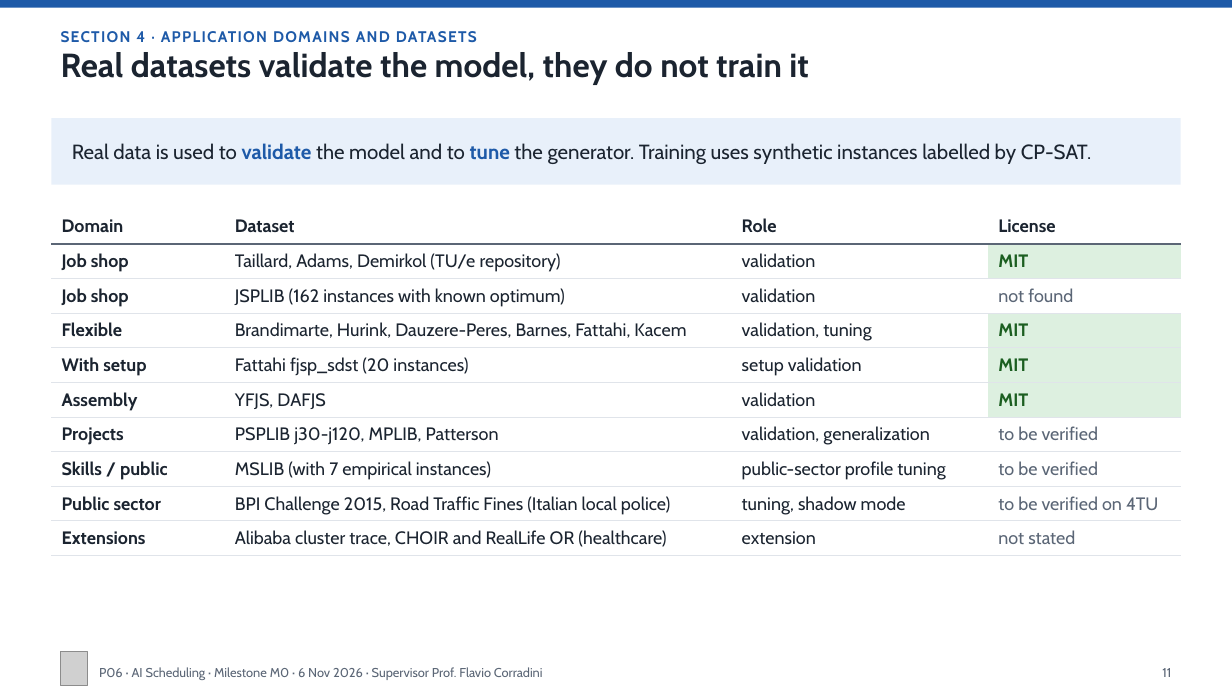
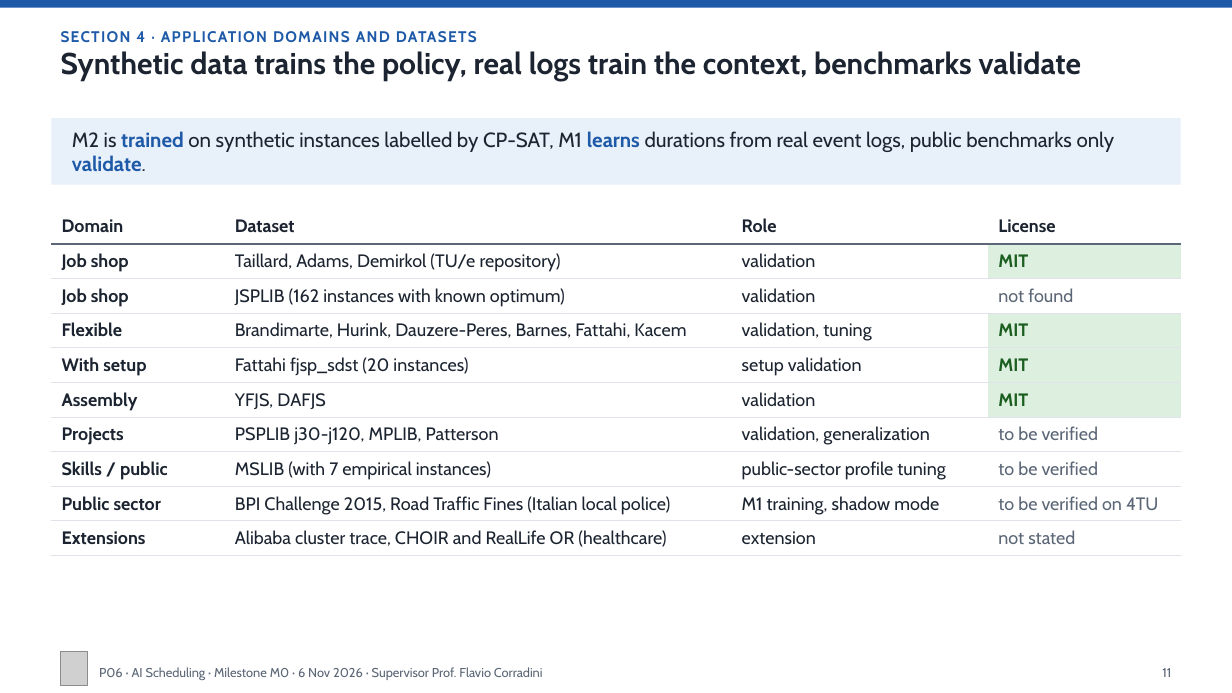
Before and after one commit to Pieruc/Scheduling, a slide deck: slide 11 of Presentazione/P06-6Nov-v1.pptx. Drawn at 1232x693 pixels with LibreOffice and Linux fonts; fonts in the diff are those of the drawing; grey boxes stand for pictures. Boxes give left, top, right and bottom in pixels: in the first picture for what was removed or moved away, otherwise in the second. Text is boxed around its words. In the diff, an @@ line names an element or a change of style, - is before the commit and + after.

```diff
--- a/Presentazione/P06-6Nov-v1.pptx
+++ b/Presentazione/P06-6Nov-v1.pptx
@@ title at (61, 51, 1081, 81): text changed; size 26 to 23.4 pt @@
-Real datasets validate the model, they do not train it
+Synthetic data trains the policy, real logs train the context, benchmarks validate
@@ text in rectangle at (72, 131, 1115, 172): text changed @@
-Real data is used to validate the model and to tune the generator. Training uses synthetic instances labelled by CP-SAT.
+M2 is trained on synthetic instances labelled by CP-SAT, M1 learns durations from real event logs, public benchmarks only validate.
@@ table at (52, 208, 1182, 555) @@
-row 9, column 3: tuning, shadow mode
+row 9, column 3: M1 training, shadow mode
```
Also in this commit, not shown: 8 other slides changed, 1 slide added, 1 other file.
